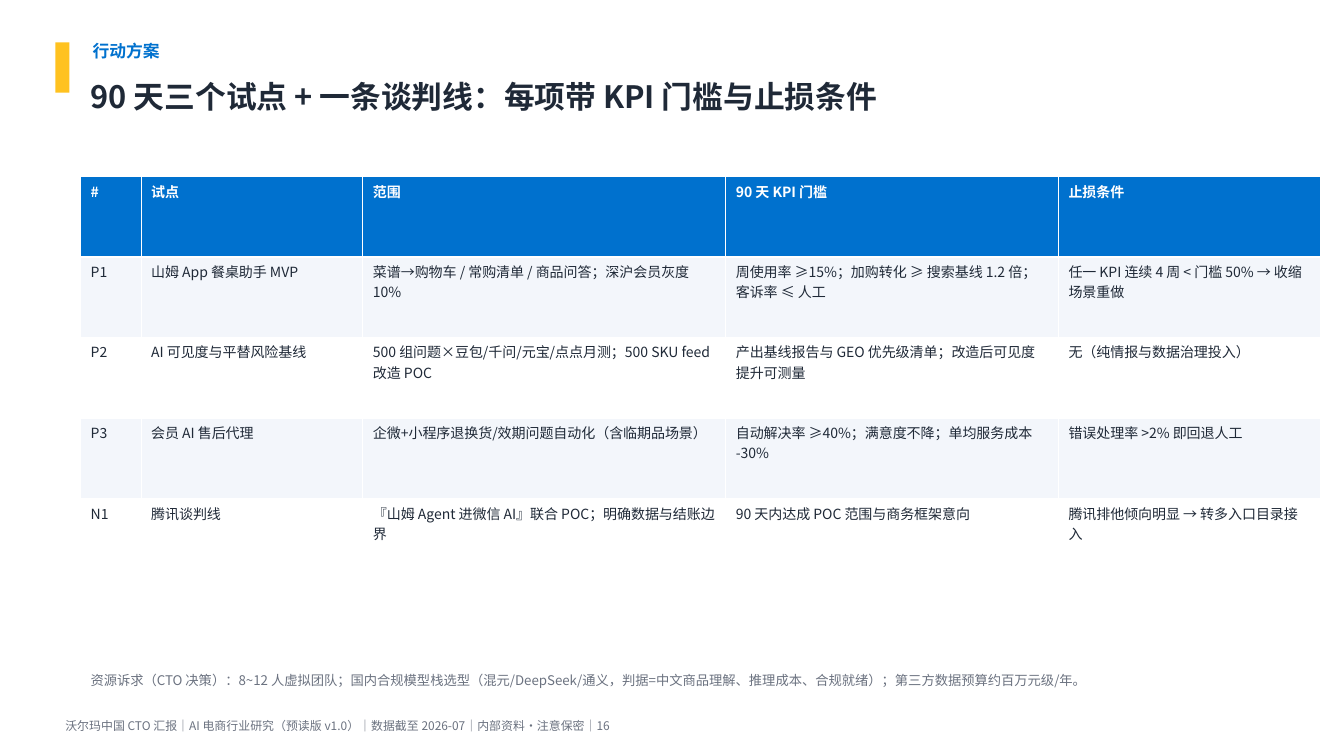
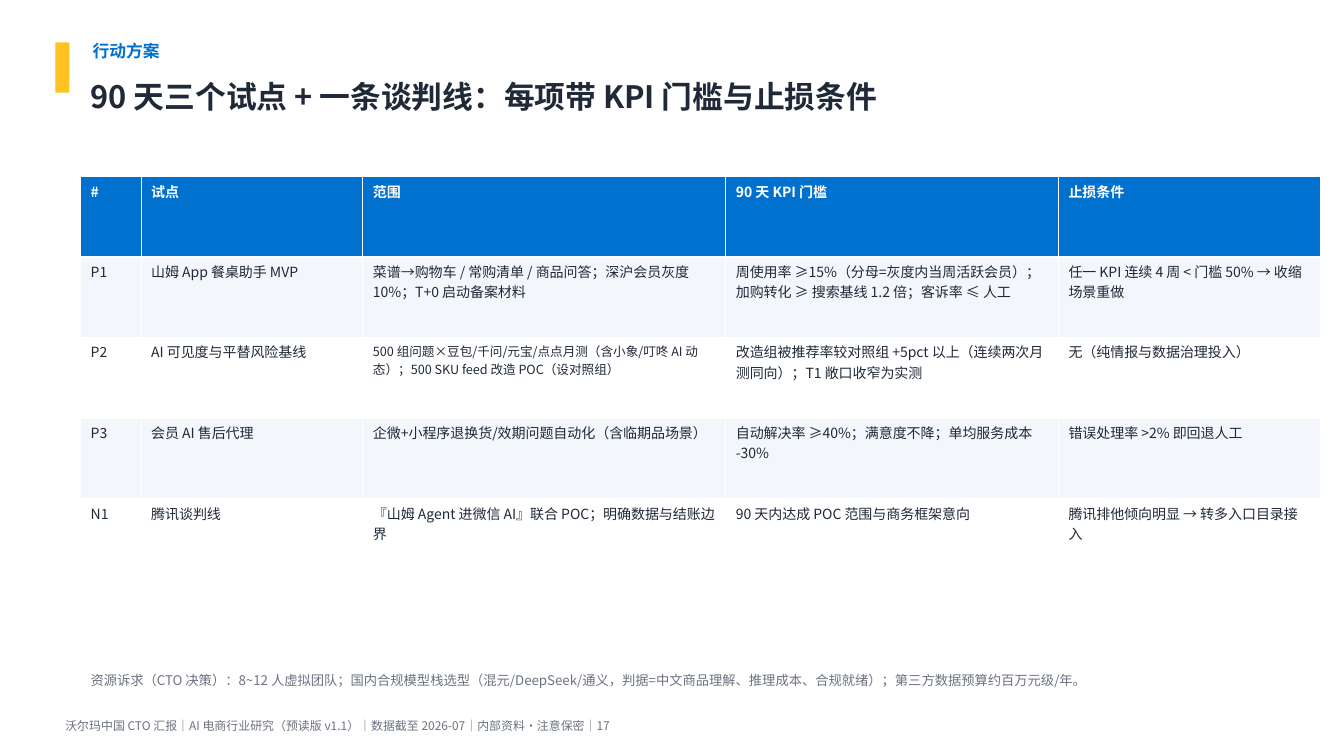
Before and after one commit to breeze2623-create/Aicommerce, a slide deck: slide 17 of report/AI电商行业研究_沃尔玛中国CTO汇报.pptx (slide 16 before the commit). Drawn at 1344x756 pixels with LibreOffice and Linux fonts; fonts in the diff are those of the drawing. Boxes give left, top, right and bottom in pixels: in the first picture for what was removed or moved away, otherwise in the second. Text is boxed around its words. In the diff, an @@ line names an element or a change of style, - is before the commit and + after.

```diff
--- a/report/AI电商行业研究_沃尔玛中国CTO汇报.pptx
+++ b/report/AI电商行业研究_沃尔玛中国CTO汇报.pptx
@@ table at <box>81,176,1321,580</box> @@
-row 2, column 3: 菜谱→购物车 / 常购清单 / 商品问答；深沪会员灰度 10%
+row 2, column 3: 菜谱→购物车 / 常购清单 / 商品问答；深沪会员灰度 10%；T+0 启动备案材料
-row 2, column 4: 周使用率 ≥15%；加购转化 ≥ 搜索基线 1.2 倍；客诉率 ≤ 人工
+row 2, column 4: 周使用率 ≥15%（分母=灰度内当周活跃会员）；加购转化 ≥ 搜索基线 1.2 倍；客诉率 ≤ 人工
-row 3, column 3: 500 组问题×豆包/千问/元宝/点点月测；500 SKU feed 改造 POC
+row 3, column 3: 500 组问题×豆包/千问/元宝/点点月测（含小象/叮咚 AI 动态）；500 SKU feed 改造 POC（设对照组）
-row 3, column 4: 产出基线报告与 GEO 优先级清单；改造后可见度提升可测量
+row 3, column 4: 改造组被推荐率较对照组 +5pct 以上（连续两次月测同向）；T1 敞口收窄为实测
@@ text at <box>65,720,610,731</box>: text changed @@
-沃尔玛中国 CTO 汇报｜AI 电商行业研究（预读版 v1.0）｜数据截至 2026-07｜内部资料·注意保密｜16
+沃尔玛中国 CTO 汇报｜AI 电商行业研究（预读版 v1.1）｜数据截至 2026-07｜内部资料·注意保密｜17
```
Also in this commit, not shown: 17 other slides changed, 1 slide added, 5 other files.
